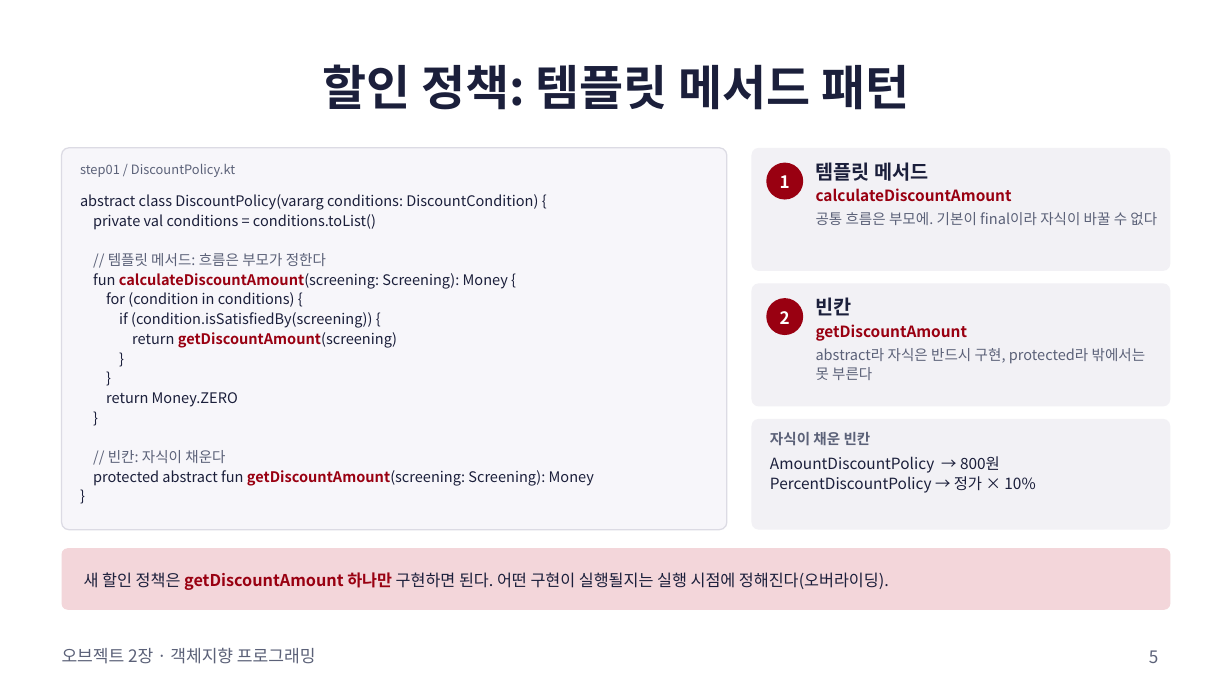
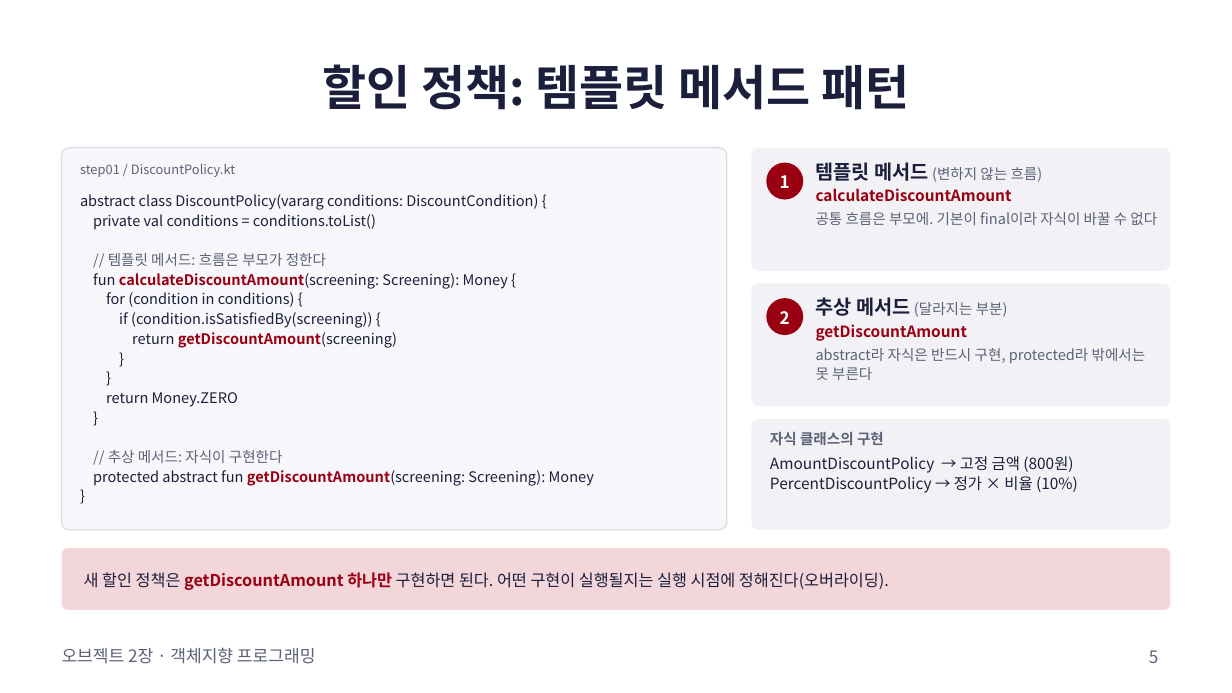
Before and after one commit to lee-mark01/object-study, a slide deck: slide 5 of iamkanguk97/week01/docs/chapter02-presentation.pptx. Drawn at 1232x693 pixels with LibreOffice and Linux fonts; fonts in the diff are those of the drawing. Boxes give left, top, right and bottom in pixels: in the first picture for what was removed or moved away, otherwise in the second. Text is boxed around its words. In the diff, an @@ line names an element or a change of style, - is before the commit and + after.

```diff
--- a/iamkanguk97/week01/docs/chapter02-presentation.pptx
+++ b/iamkanguk97/week01/docs/chapter02-presentation.pptx
@@ text at box(816, 162, 1043, 182): text changed; size 11.5 to 8.5 pt; text colour #1B1F3B to #5B6178; bold off @@
-템플릿 메서드
+템플릿 메서드 (변하지 않는 흐름)
@@ text at box(816, 297, 1008, 317): text changed; size 11.5 to 8.5 pt; text colour #1B1F3B to #5B6178; bold off @@
-빈칸
+추상 메서드 (달라지는 부분)
@@ text at box(770, 432, 1078, 493): text changed @@
-자식이 채운 빈칸
-AmountDiscountPolicy → 800원
-PercentDiscountPolicy → 정가 × 10%
+자식 클래스의 구현
+AmountDiscountPolicy → 고정 금액 (800원)
+PercentDiscountPolicy → 정가 × 비율 (10%)
@@ text at box(108, 450, 283, 463): text changed @@
-// 빈칸: 자식이 채운다
+// 추상 메서드: 자식이 구현한다
```
Also in this commit, not shown: 5 other slides changed, 5 slides added, 2 other files.
